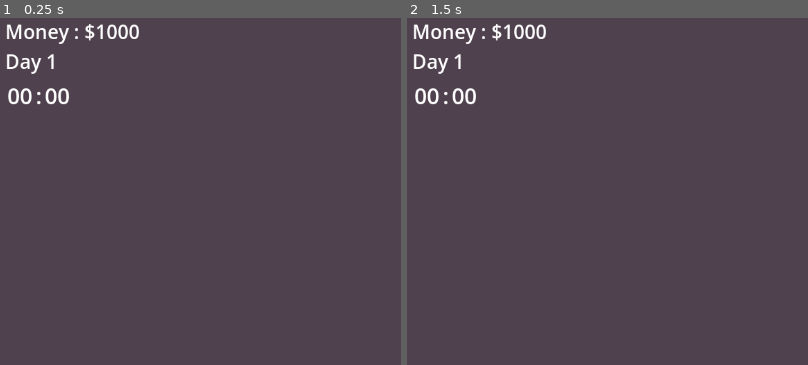
Above: before the commit, frames 1-2 (left to right).
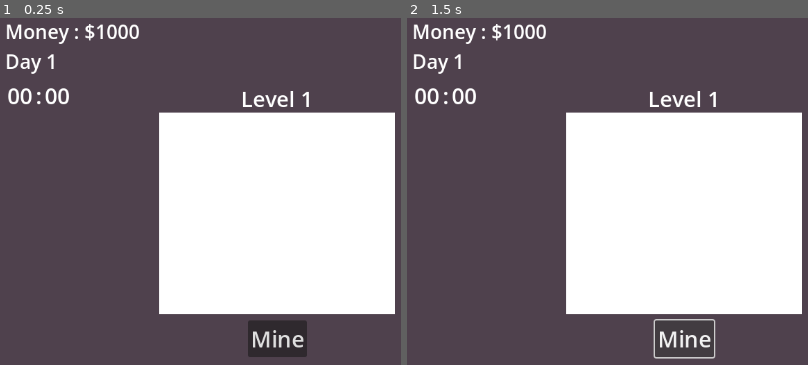
Above: after the commit, the same moments.

Repository: followamjad/mine_flipper
Game: Godot game, scene res://game_controller.tscn
The game is run twice, just before and just after one commit, with the same random seed, the same clock (stepped at 60 frames per second) and the same inputs. The project has no main scene, so this scene is started directly.
Inputs (mouse positions are in pixels of both pictures, inside the frame that each line leads up to):
- Up to frame 1 (0.25 s): no input
- Up to frame 2 (1.5 s): click (683, 337) at 0.5 s, where only the run after the commit has a clickable "Mine"; click (683, 337) at 1.25 s, where only the run after the commit has a clickable "Mine"

The runs differ from the first frame. In frame 1, 36% of the frame differs, in the area x 39-99%, y 21-98%; in frame 2, 35%.

Commit message:
Update game_controller.tscn

Diff:
--- a/game_controller.tscn
+++ b/game_controller.tscn
@@ -48,3 +48,25 @@
 layout_mode = 2
 theme_override_font_sizes/font_size = 32
 text = "00"
+
+[node name="rect_mining" type="ColorRect" parent="CanvasLayer"]
+offset_left = 280.0
+offset_top = 187.0
+offset_right = 620.0
+offset_bottom = 478.0
+
+[node name="label_mine_name_level" type="Label" parent="CanvasLayer"]
+offset_left = 398.0
+offset_top = 145.0
+offset_right = 501.0
+offset_bottom = 189.0
+theme_override_font_sizes/font_size = 31
+text = "Level 1"
+
+[node name="button_mine" type="Button" parent="CanvasLayer"]
+offset_left = 408.0
+offset_top = 487.0
+offset_right = 493.0
+offset_bottom = 540.0
+theme_override_font_sizes/font_size = 32
+text = "Mine"
